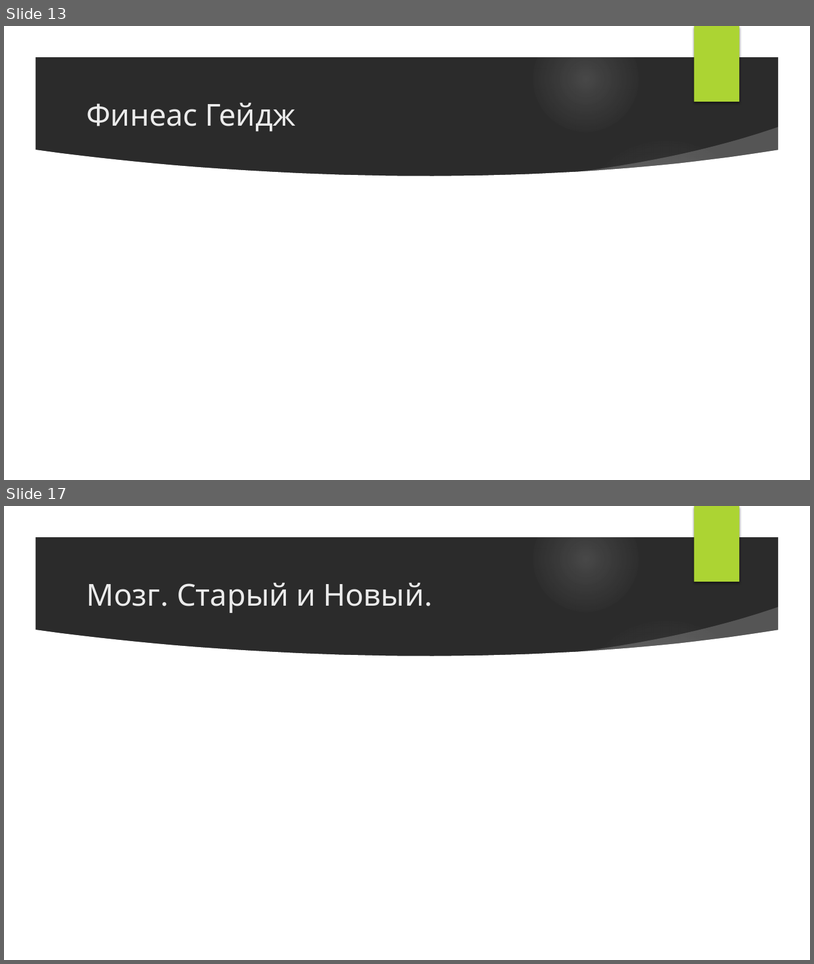
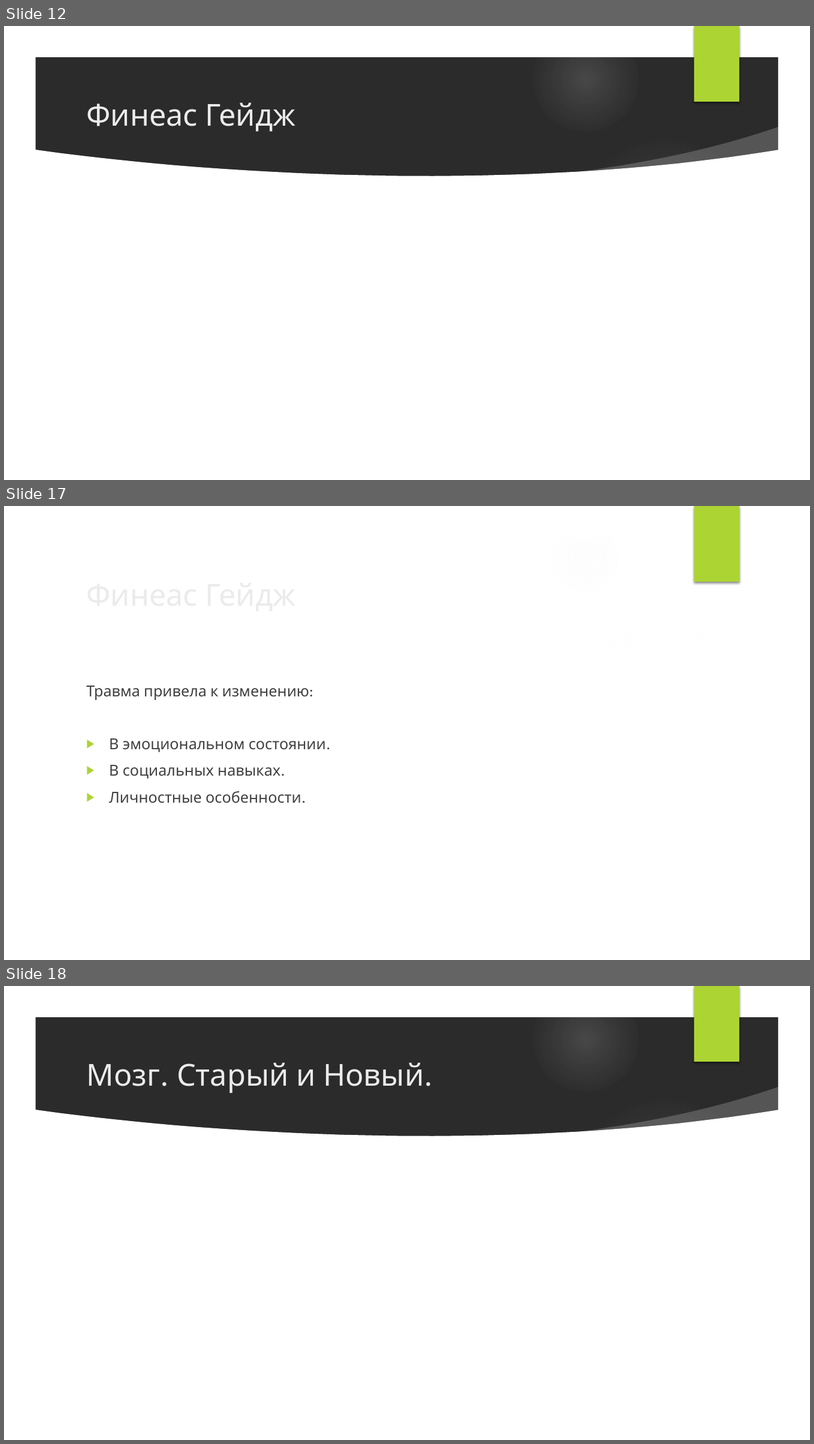
Before and after one commit to VladimirMakarevich/presentations, a slide deck: softskills/willpower/willpower.pptx. Shown one above the other, each under a label of ours: slides 13 and 17 before the commit, slides 12, 17 and 18 after it; the slides between them are not shown. The pictures are 814x964 and 814x1444 pixels, drawn with LibreOffice and Linux fonts; fonts in the diff are those of the drawing; background and template pictures are left out; a plain dark background stands for a picture behind light text. Boxes give left, top, right and bottom in pixels: in the first picture for what was removed or moved away, otherwise in the second. Text is boxed around its words. In the diff, an @@ line names an element or a change of style, - is before the commit and + after.

```diff
--- a/softskills/willpower/willpower.pptx
+++ b/softskills/willpower/willpower.pptx
@@ slide 17 added at <box>4,506,810,960</box>, background picture (left out); not listed: 9 template elements that a slide beside it also shows @@
@@ title added at <box>80,570,660,617</box>, 36 pt, text #EBEBEB @@
+Финеас Гейдж
@@ text added at <box>86,685,326,803</box>, 18 pt, text #404040 @@
+Травма привела к изменению:
+▶ В эмоциональном состоянии.
+▶ В социальных навыках.
+▶ Личностные особенности.
@@ what was slide 13 is now slide 12 @@
@@ what was slide 17 is now slide 18 @@
```
Also in this commit, not shown: 9 slides changed, 9 other slides added, 8 slides removed.
